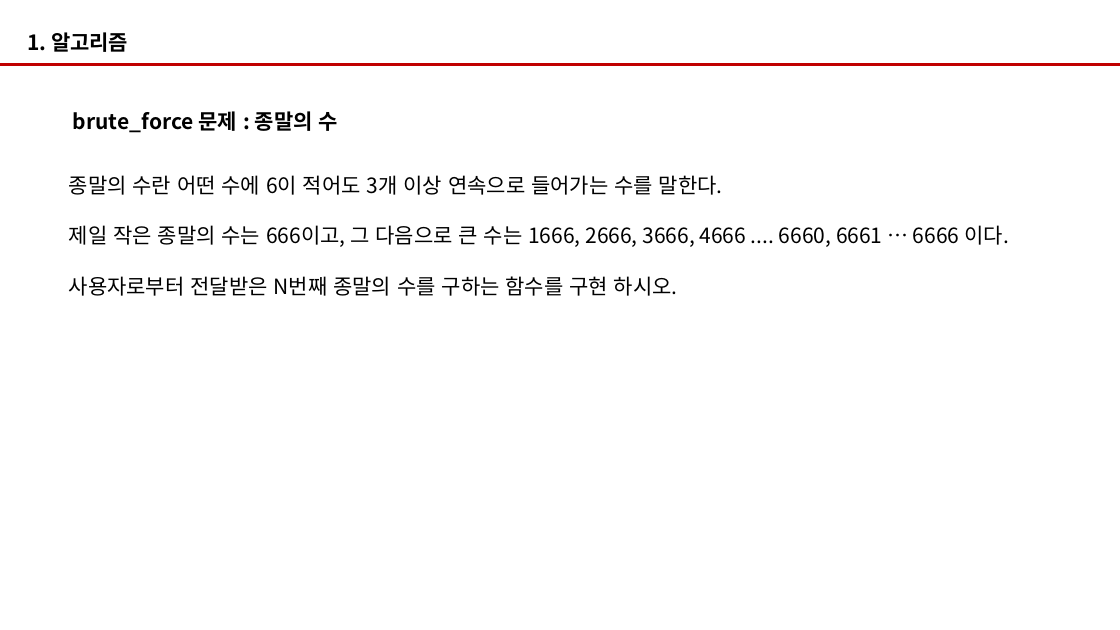
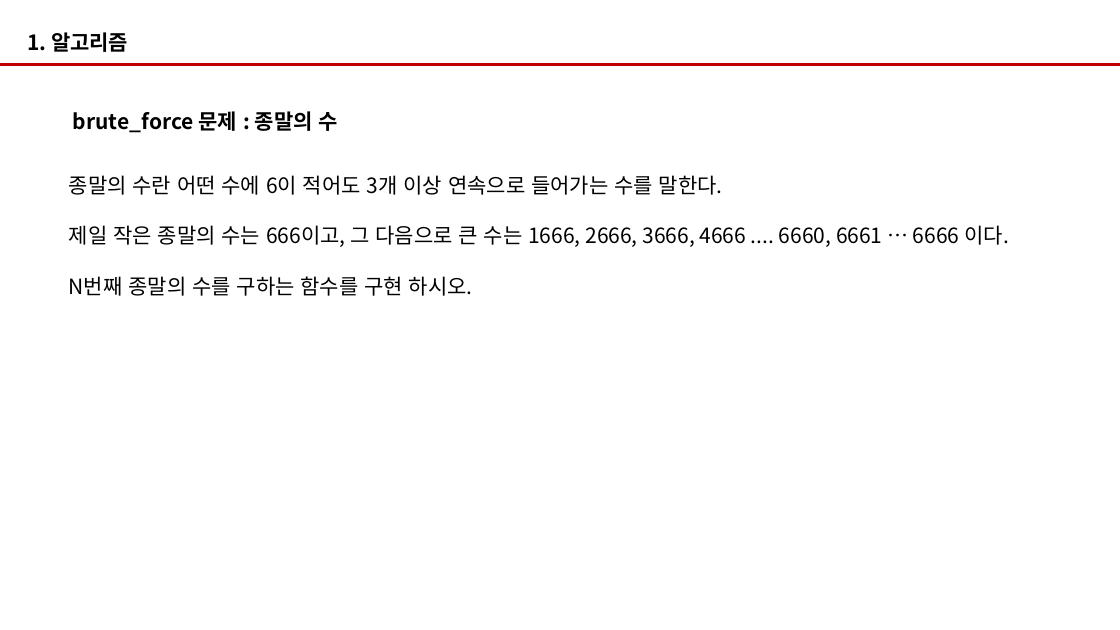
Before and after one commit to lectureazi/algorithm, a slide deck: slide 32 of 알고리즘수업자료.pptx. Drawn at 1120x630 pixels with LibreOffice and Linux fonts; fonts in the diff are those of the drawing. Boxes give left, top, right and bottom in pixels: in the first picture for what was removed or moved away, otherwise in the second. Text is boxed around its words. In the diff, an @@ line names an element or a change of style, - is before the commit and + after.

```diff
--- a/알고리즘수업자료.pptx
+++ b/알고리즘수업자료.pptx
@@ text at box(69, 276, 473, 296): text changed @@
-사용자로부터 전달받은 N번째 종말의 수를 구하는 함수를 구현 하시오.
+N번째 종말의 수를 구하는 함수를 구현 하시오.
```
Also in this commit, not shown: 4 other slides changed, 27 other files.
